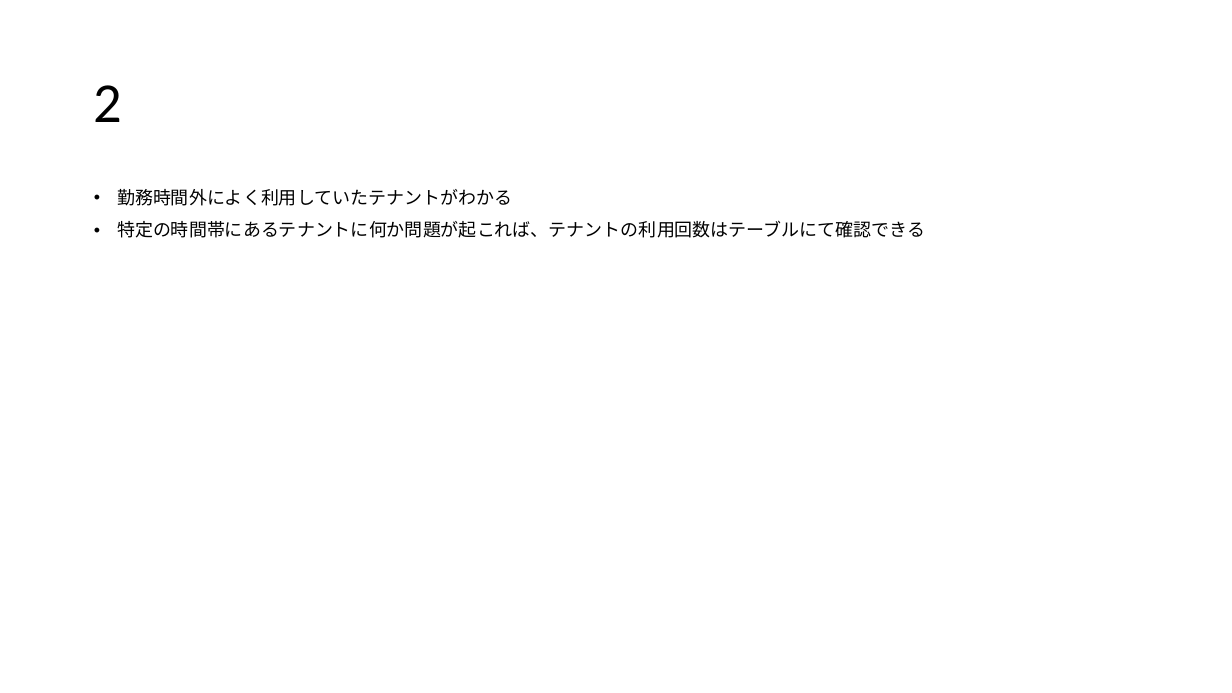
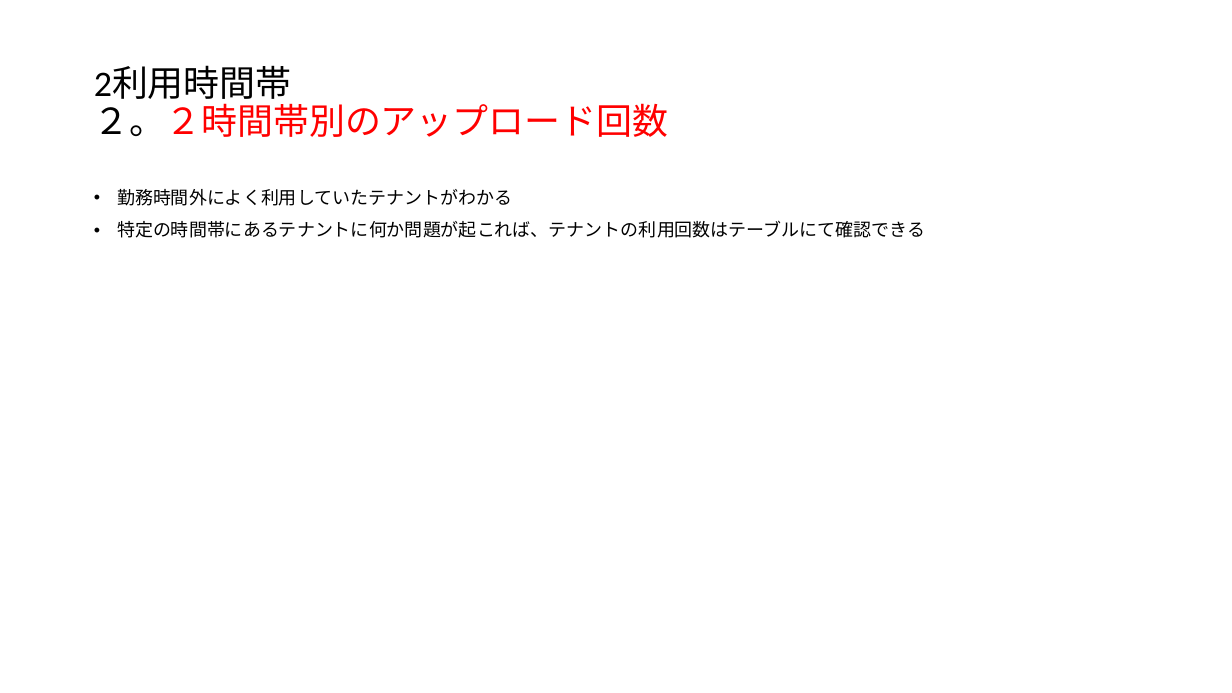
Before and after one commit to satiez/test, a slide deck: slide 10 of 報告.pptx (slide 9 before the commit). Drawn at 1232x693 pixels with LibreOffice and Linux fonts; fonts in the diff are those of the drawing. Boxes give left, top, right and bottom in pixels: in the first picture for what was removed or moved away, otherwise in the second. Text is boxed around its words. In the diff, an @@ line names an element or a change of style, - is before the commit and + after.

```diff
--- a/報告.pptx
+++ b/報告.pptx
@@ title at [94, 66, 668, 137]: text changed; size 44 to 28 pt; text colour #000000 to #FF0000 @@
-2
+2利用時間帯
+２。２時間帯別のアップロード回数
```
Also in this commit, not shown: 8 other slides changed, 3 slides added, 2 slides removed.
